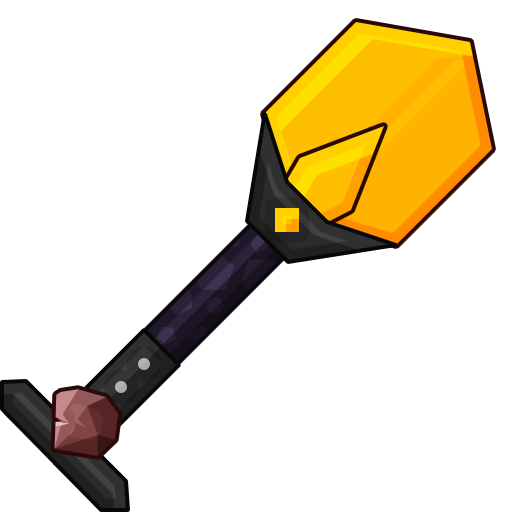
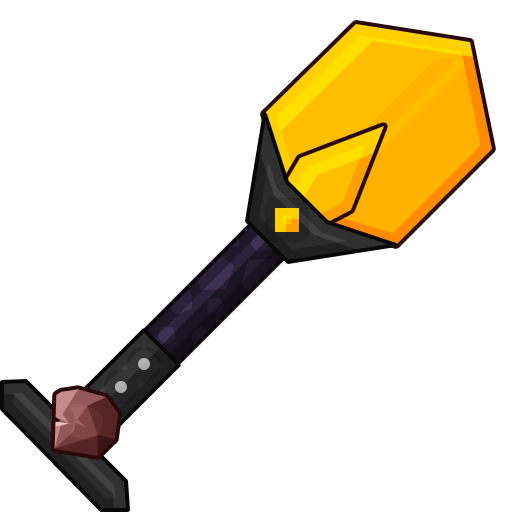
Layers edited between the first and the second (512, 512) image:
painted on "Path" (4th of 5) over <box>264,22,469,114</box>
